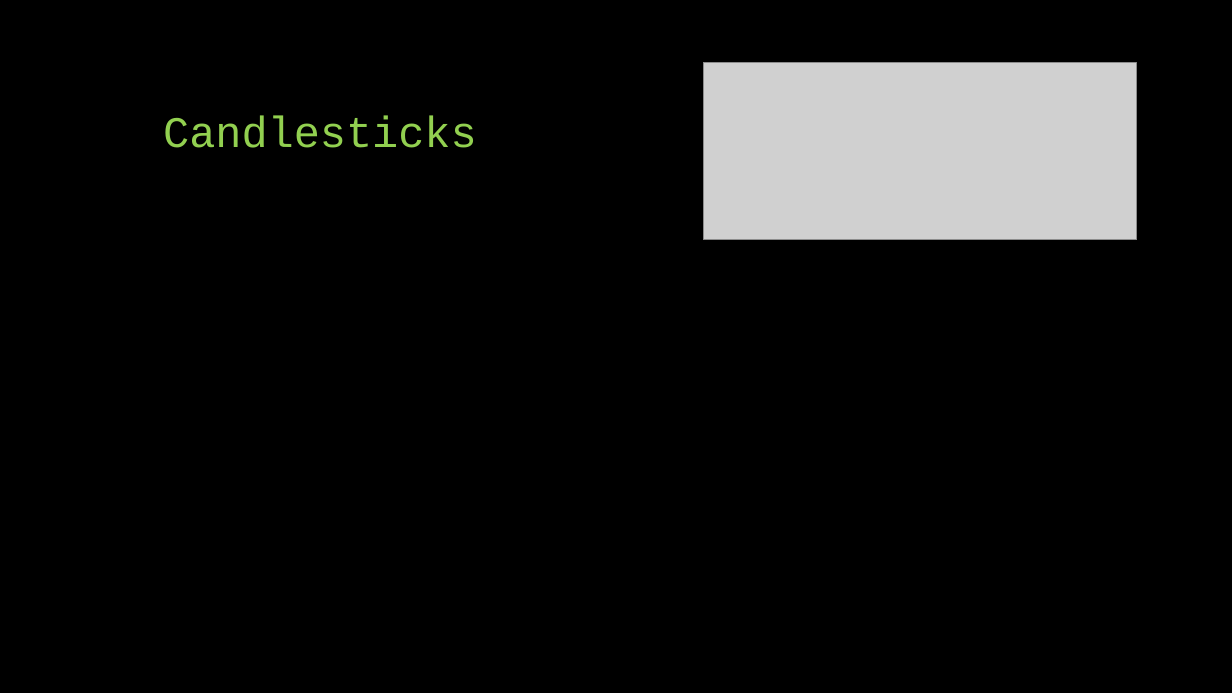
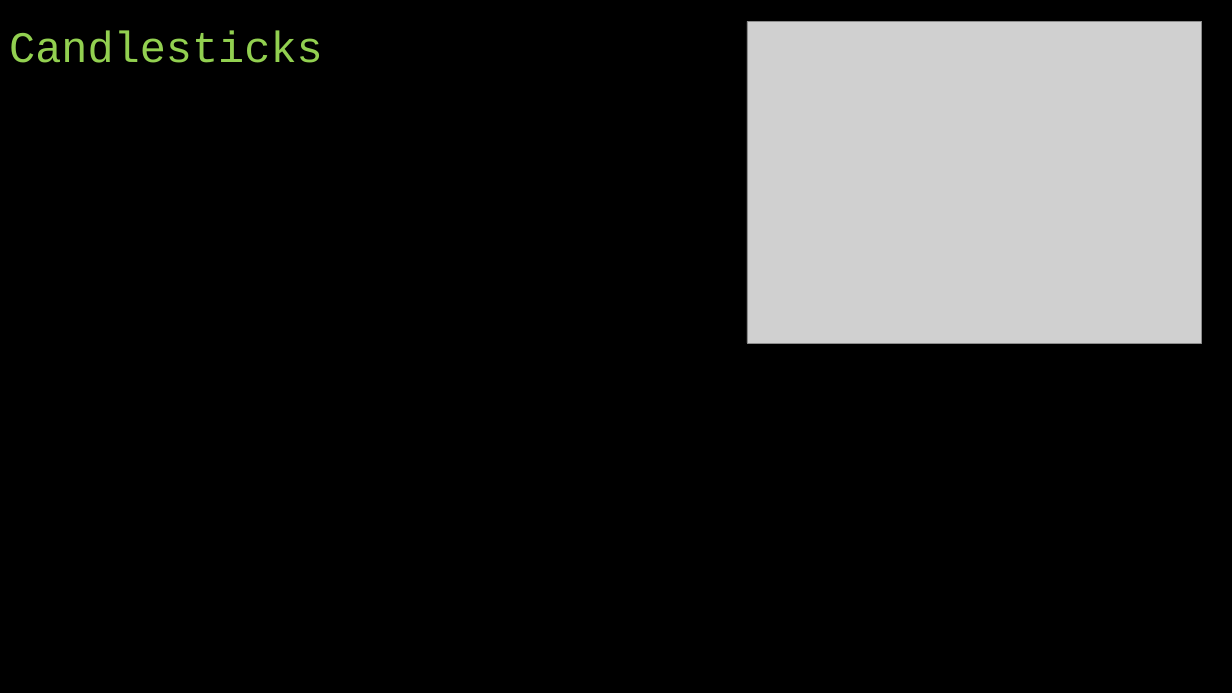
Before and after one commit to Zarmina97/Top-3-Crypto-Volatility-prediction-LSTM-GARCH, a slide deck: slide 14 of presentazione.pptx (slide 10 before the commit). Drawn at 1232x693 pixels with LibreOffice and Linux fonts; fonts in the diff are those of the drawing; grey boxes stand for pictures. Boxes give left, top, right and bottom in pixels: in the first picture for what was removed or moved away, otherwise in the second. Text is boxed around its words. In the diff, an @@ line names an element or a change of style, - is before the commit and + after.

```diff
--- a/presentazione.pptx
+++ b/presentazione.pptx
@@ title "Candlesticks": place and size @@
-title "Candlesticks" at [163, 115, 477, 148]
+title "Candlesticks" at [9, 31, 323, 63]
@@ picture added at [747, 21, 1202, 343] @@
@@ picture removed at [703, 63, 1137, 240] @@
```
Also in this commit, not shown: 10 other slides changed, 15 slides added, 1 slide removed, 1 other file.
